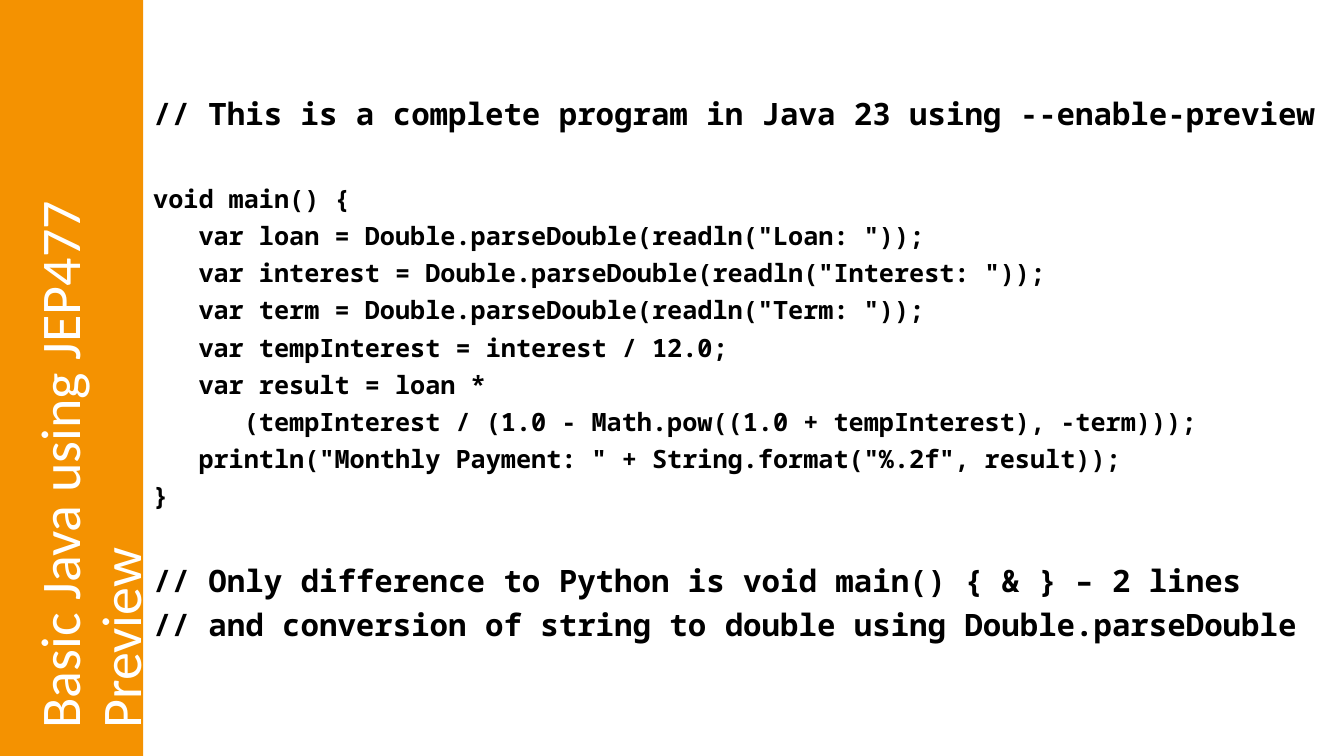
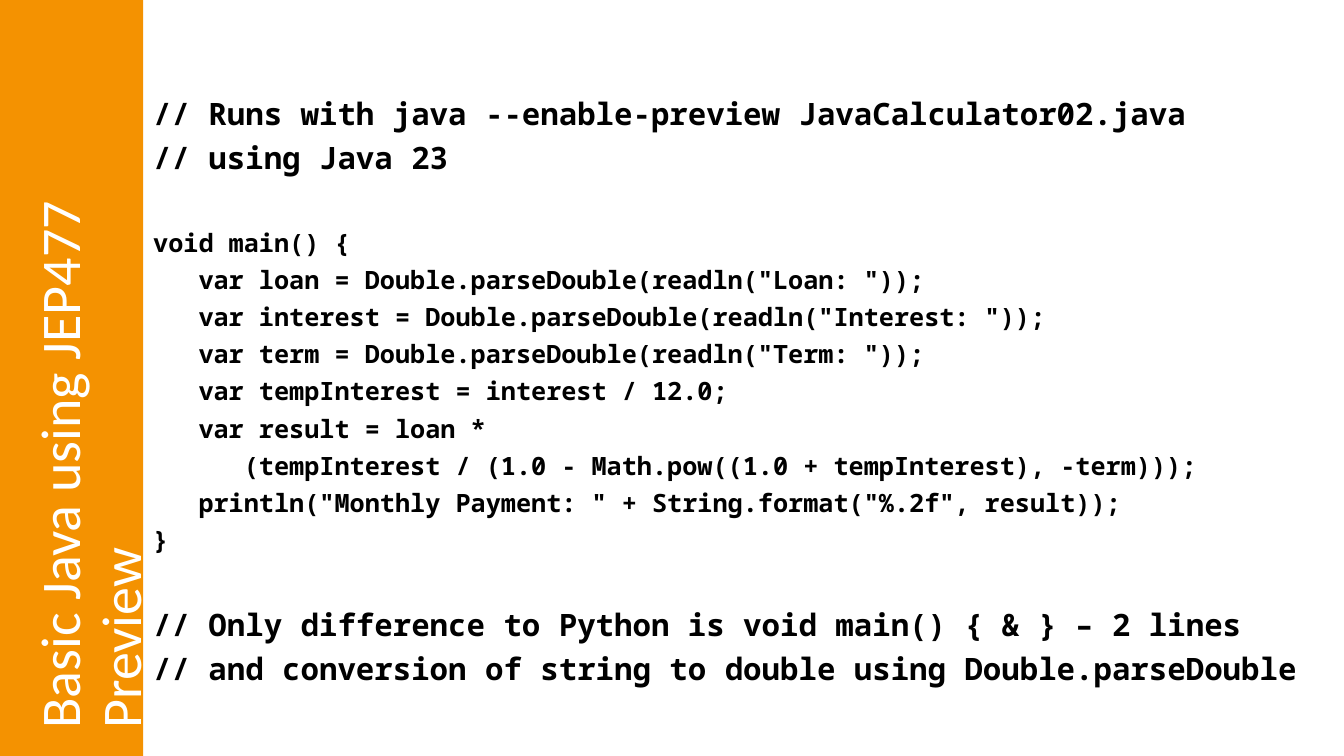
Before and after one commit to omniprof/JCP_EC_Education_WG_Presentation, a slide deck: slide 34 of Java in Education For JUGs 2.4.pptx. Drawn at 1344x756 pixels with LibreOffice and Linux fonts; fonts in the diff are those of the drawing. Boxes give left, top, right and bottom in pixels: in the first picture for what was removed or moved away, otherwise in the second. Text is boxed around its words. In the diff, an @@ line names an element or a change of style, - is before the commit and + after.

```diff
--- a/Java in Education For JUGs 2.4.pptx
+++ b/Java in Education For JUGs 2.4.pptx
@@ text at (208,101,1186,177): text changed @@
-// This is a complete program in Java 23 using --enable-preview
+// Runs with java --enable-preview JavaCalculator02.java
+// using Java 23
```
Also in this commit, not shown: 2 other slides changed, 2 other files.
